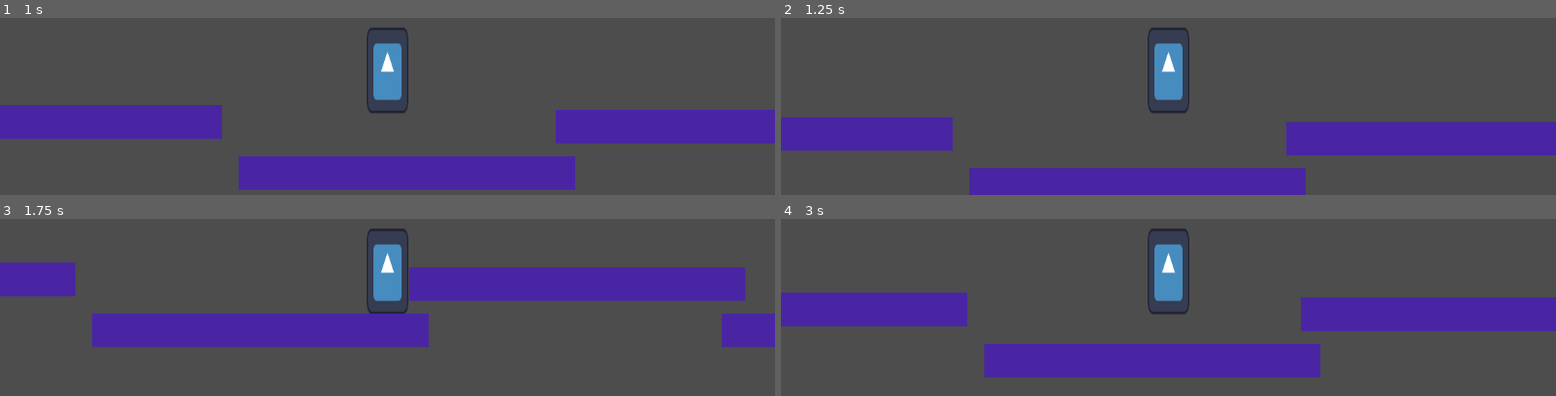
Above: before the commit, frames 1-4 (two rows, left to right).
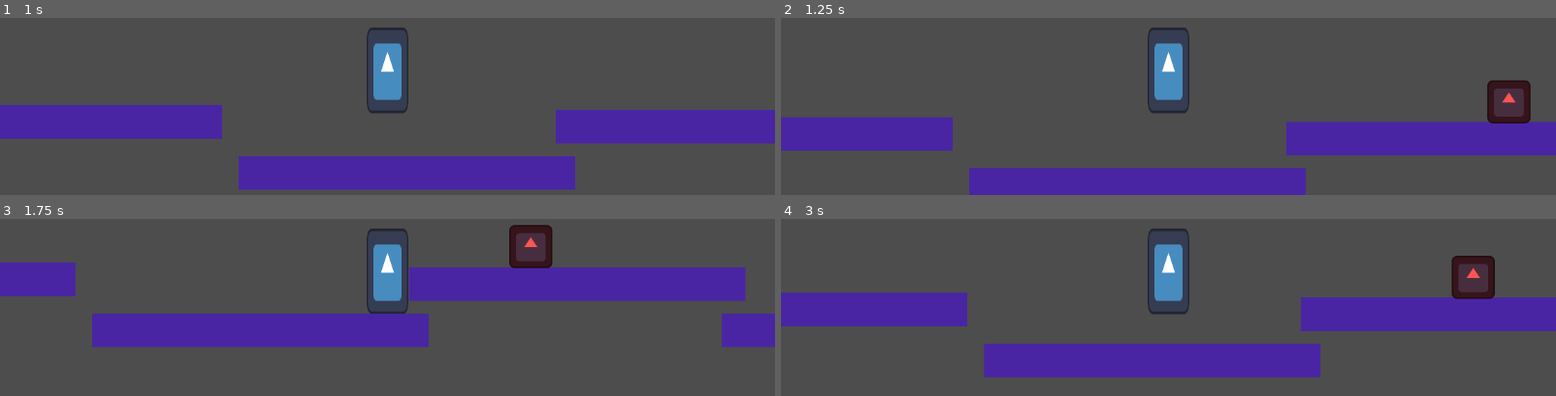
Above: after the commit, the same moments.

Repository: nayutalienx/project768
Game: Godot game, scene res://scenes/world.tscn
Same seed, same stepped clock (60 frames per second), same inputs: the game is played once before the commit and once after it. The engine's default icon, where the game draws it, is replaced by a stand-in: a white triangle on a blue panel in a dark square.
Inputs:
- Up to frame 1 (1 s): tap Enter (ui_accept) at 0.5, 0.6, 0.77 s; hold Right (ui_right) from 0.53 s (still down)
- Up to frame 2 (1.25 s): keep holding Right (ui_right); tap Enter (ui_accept) at 1.07 s
- Up to frame 3 (1.75 s): keep holding Right (ui_right); tap Enter (ui_accept) at 1.35, 1.52 s
- Up to frame 4 (3 s): tap Enter (ui_accept) at 1.82, 2.1, 2.85 s; release Right (ui_right) at 2.03 s; hold Left (ui_left) 2.03-2.78 s; hold Right (ui_right) from 2.78 s (still down)

Frame 1 is identical in both runs. In frame 2, 1.4% of the frame differs, in the area x 91-97%, y 34-60%; in frame 3, 1.4%; in frame 4, 1.4%, in the area x 86-93%, y 20-46%.

Commit message:
Added simple enemy

Diff:
--- /dev/null
+++ b/scenes/enemy_simple.gd
@@ -0,0 +1,31 @@
+extends CharacterBody2D
+
+
+const SPEED = 300.0
+const JUMP_VELOCITY = -400.0
+
+var enemy_direction: int = 1
+
+@onready var fall_raycast_1 = $FallRaycast_1
+@onready var fall_raycast_2 = $FallRaycast_2
+
+
+func _physics_process(delta: float) -> void:
+	# Add the gravity.
+	if not is_on_floor():
+		velocity += get_gravity() * delta
+
+	# Handle jump.
+	#if Input.is_action_just_pressed("ui_accept") and is_on_floor():
+	#	velocity.y = JUMP_VELOCITY
+
+	# Get the input direction and handle the movement/deceleration.
+	# As good practice, you should replace UI actions with custom gameplay actions.
+
+	if not fall_raycast_1.is_colliding() or not fall_raycast_2.is_colliding() or is_on_wall():
+		if is_on_floor():
+			enemy_direction *= -1
+
+	velocity.x = enemy_direction * SPEED
+
+	move_and_slide()
--- /dev/null
+++ b/scenes/enemy_simple.tscn
@@ -0,0 +1,38 @@
+[gd_scene load_steps=5 format=3 uid="uid://cbes6p0xgmvbf"]
+
+[ext_resource type="Script" path="res://scenes/enemy_simple.gd" id="1_hd7p3"]
+[ext_resource type="Texture2D" uid="uid://baql6qn040vl" path="res://icon.svg" id="1_uu8sh"]
+
+[sub_resource type="RectangleShape2D" id="RectangleShape2D_oa0gj"]
+size = Vector2(62, 63)
+
+[sub_resource type="RectangleShape2D" id="RectangleShape2D_oxby5"]
+
+[node name="enemy_simple" type="CharacterBody2D"]
+script = ExtResource("1_hd7p3")
+
+[node name="Sprite2D" type="Sprite2D" parent="."]
+modulate = Color(1, 0.33, 0.33, 1)
+position = Vector2(0, -32)
+scale = Vector2(0.5, 0.5)
+texture = ExtResource("1_uu8sh")
+
+[node name="CollisionShape2D" type="CollisionShape2D" parent="."]
+position = Vector2(0, -32.5)
+shape = SubResource("RectangleShape2D_oa0gj")
+
+[node name="Area2D" type="Area2D" parent="."]
+position = Vector2(0, -67)
+scale = Vector2(1, 0.24)
+
+[node name="CollisionShape2D" type="CollisionShape2D" parent="Area2D"]
+scale = Vector2(3.04, 1)
+shape = SubResource("RectangleShape2D_oxby5")
+
+[node name="FallRaycast_1" type="RayCast2D" parent="."]
+position = Vector2(-35, -9)
+target_position = Vector2(0, 20)
+
+[node name="FallRaycast_2" type="RayCast2D" parent="."]
+position = Vector2(34, -9)
+target_position = Vector2(0, 20)
--- /dev/null
+++ b/scenes/test_world.tscn
@@ -0,0 +1,24 @@
+[gd_scene load_steps=3 format=3 uid="uid://bjmp7yak0w5p7"]
+
+[ext_resource type="PackedScene" uid="uid://b2ocmp13jafrt" path="res://scenes/platform.tscn" id="1_s18jw"]
+[ext_resource type="PackedScene" uid="uid://cbes6p0xgmvbf" path="res://scenes/enemy_simple.tscn" id="2_pep6j"]
+
+[node name="test_world" type="Node2D"]
+
+[node name="platform" parent="." instance=ExtResource("1_s18jw")]
+position = Vector2(544, 440)
+
+[node name="platform2" parent="." instance=ExtResource("1_s18jw")]
+position = Vector2(671, 269)
+
+[node name="platform3" parent="." instance=ExtResource("1_s18jw")]
+position = Vector2(274, 204)
+
+[node name="enemy_simple" parent="." instance=ExtResource("2_pep6j")]
+position = Vector2(530, 410)
+
+[node name="enemy_simple2" parent="." instance=ExtResource("2_pep6j")]
+position = Vector2(683, 222)
+
+[node name="enemy_simple3" parent="." instance=ExtResource("2_pep6j")]
+position = Vector2(261, 161)
--- a/scenes/world.tscn
+++ b/scenes/world.tscn
@@ -1,7 +1,8 @@
-[gd_scene load_steps=3 format=3 uid="uid://u730p1tggvfb"]
+[gd_scene load_steps=4 format=3 uid="uid://u730p1tggvfb"]
 
 [ext_resource type="PackedScene" uid="uid://5bobworwik70" path="res://scenes/player.tscn" id="1_vljbg"]
 [ext_resource type="PackedScene" uid="uid://b2ocmp13jafrt" path="res://scenes/platform.tscn" id="2_he6gq"]
+[ext_resource type="PackedScene" uid="uid://cbes6p0xgmvbf" path="res://scenes/enemy_simple.tscn" id="3_kssy4"]
 
 [node name="World" type="Node2D"]
 
@@ -19,3 +20,9 @@
 
 [node name="platform4" parent="." instance=ExtResource("2_he6gq")]
 position = Vector2(1638, 619)
+
+[node name="enemy_simple" parent="." instance=ExtResource("3_kssy4")]
+position = Vector2(1159, 506)
+
+[node name="enemy_simple2" parent="." instance=ExtResource("3_kssy4")]
+position = Vector2(1571, 587)
